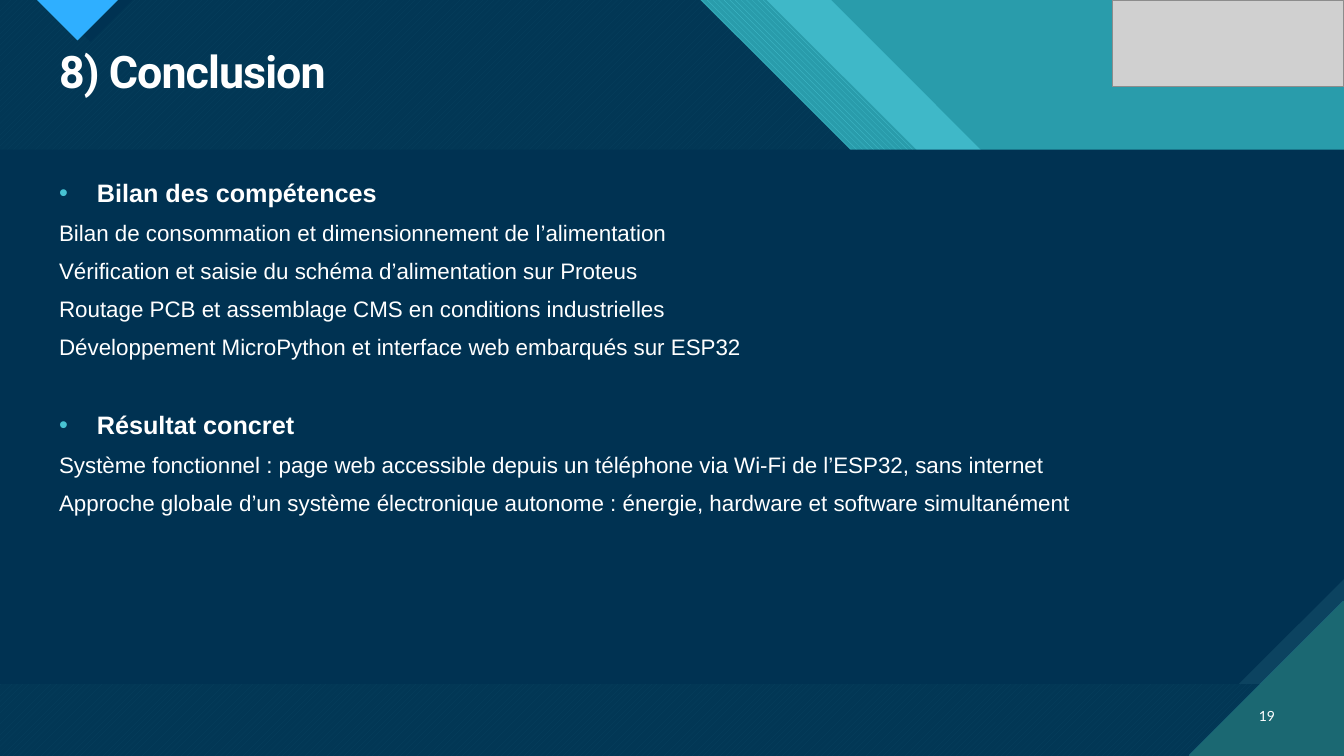
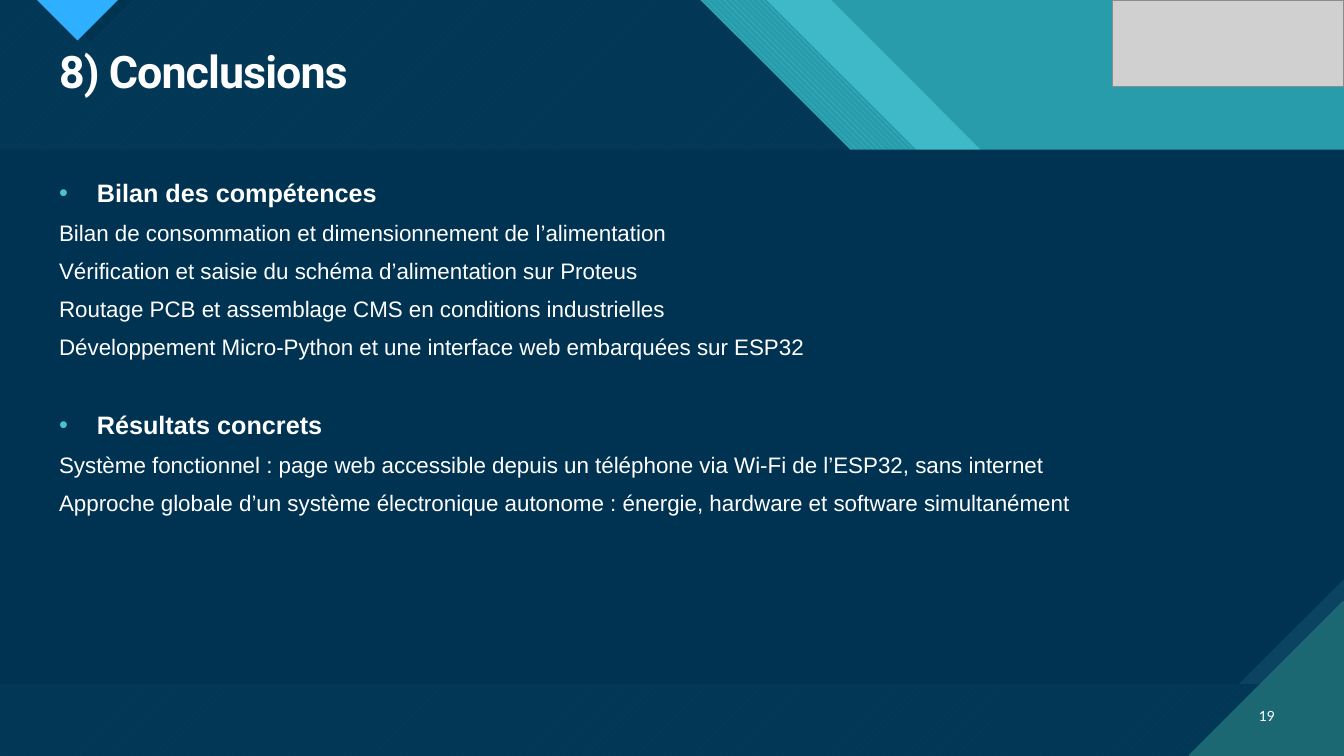
Before and after one commit to m4mchlk-svg/Projet-Pico-Centrale-Hydro-l-ctrique-BTS-CIEL-2nd, a slide deck: slide 19 of Rapport de PROJET/Diapo-Oral.pptx. Drawn at 1344x756 pixels with LibreOffice and Linux fonts; fonts in the diff are those of the drawing; grey boxes stand for pictures. Boxes give left, top, right and bottom in pixels: in the first picture for what was removed or moved away, otherwise in the second. Text is boxed around its words. In the diff, an @@ line names an element or a change of style, - is before the commit and + after.

```diff
--- a/Rapport de PROJET/Diapo-Oral.pptx
+++ b/Rapport de PROJET/Diapo-Oral.pptx
@@ title at (59, 53, 348, 98): text changed @@
-8) Conclusion
+8) Conclusions
@@ text at (59, 338, 803, 435): text changed @@
-Développement MicroPython et interface web embarqués sur ESP32
-• Résultat concret
+Développement Micro-Python et une interface web embarquées sur ESP32
+• Résultats concrets
```
Also in this commit, not shown: 4 other slides changed.
